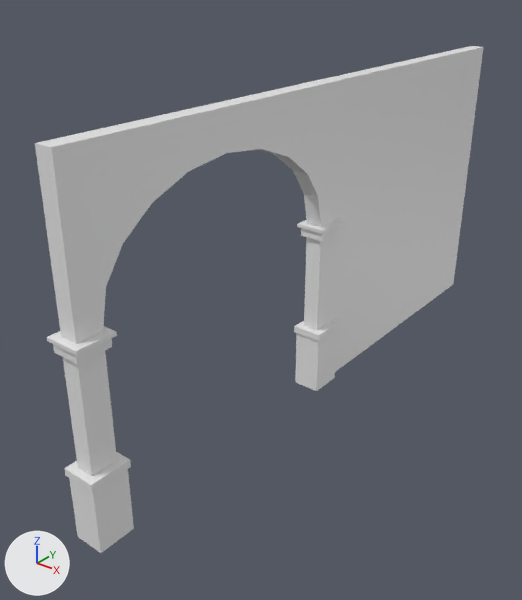
The Blender file Resources/ArtSharing/JuliaArt/Decorations/RoundArch/RoundArch.blend: old version first, new version second.
Both versions are drawn from a 50 mm camera at (11.8, -13.1, 13.4) aimed at (-1.1, 3.0, 3.4). Every picture has the same lights, and +X, +Y and +Z are marked at lower left. The older version comes first.

Names of what the first picture shows: 'Arch', 'Size'.
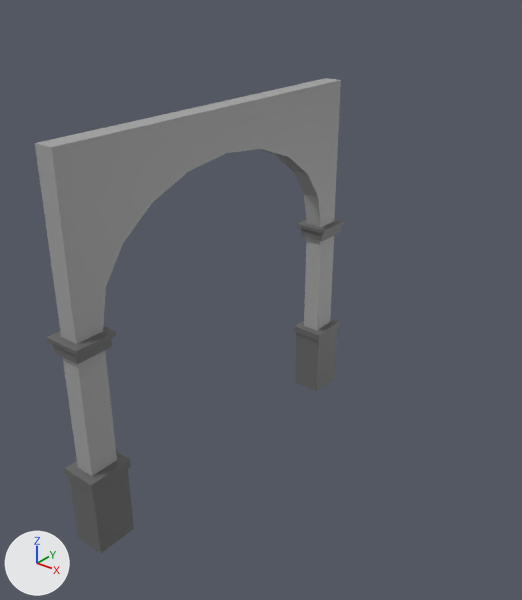
Commit message: Fixed arch materials

Edits to the scene script, one JSON object a line:
```json
{"op": "add", "block": "mat_archdetails", "code": ["mat_archdetails = principled_material('ArchDetails')", "mat_archdetails.base_color = (0.134, 0.134, 0.134)  # dark grey #666666"]}
{"op": "add", "block": "mat_archbase", "code": ["mat_archbase = principled_material('ArchBase')", "mat_archbase.base_color = (0.37, 0.37, 0.37)  # grey #a4a4a4"]}
{"block": "me_cube_002", "where": "me_cube_002.from_pydata(...)  # 132 vertices, 130 faces; spans x -0.5..0.5, y -5.29..5.29, z 0.0..10.0"}
{"block": "me_cube_002", "where": "# used by ob_arch; location = (0.0, 0.0, 0.0); scale = (1.0, 0.992, 1.0)"}
{"block": "me_cube_002", "change": "me_cube_002 part 1: 21 of the faces centred in x -0.45..0.26, y -5.04..-1.97, z 5.64..10.0 switch from no material to mat_archbase (grey #a4a4a4)"}
{"block": "me_cube_002", "change": "me_cube_002 part 2: 20 of the faces centred in x -0.26..0.26, y 1.97..5.04, z 6.24..10.0 switch from no material to mat_archbase (grey #a4a4a4)"}
{"block": "me_cube_002", "change": "me_cube_002 part 3: 8 of the faces centred in x -0.26..0.26, y -0.75..0.75, z 8.81..10.0 switch from no material to mat_archbase (grey #a4a4a4)"}
{"block": "me_cube_002", "change": "me_cube_002 part 4: 4 of the faces centred in x -0.26..0.26, y -5.08..-4.3, z 3.77 switch from no material to mat_archbase (grey #a4a4a4)"}
{"block": "me_cube_002", "change": "me_cube_002 part 5: 4 of the faces centred in x -0.26..0.26, y 4.3..5.08, z 3.77 switch from no material to mat_archbase (grey #a4a4a4)"}
{"block": "me_cube_002", "change": "me_cube_002 part 6: 20 of the faces centred in x -0.5..0.5, y 4.12..5.25, z 5.35..5.74 switch from no material to mat_archdetails (dark grey #666666)"}
{"block": "me_cube_002", "change": "me_cube_002 part 7: 19 of the faces centred in x -0.5..0.5, y -5.25..-4.12, z 5.35..5.74 switch from no material to mat_archdetails (dark grey #666666)"}
{"block": "me_cube_002", "change": "me_cube_002 part 8: 17 of the faces centred in x -0.49..0.49, y -5.29..-4.08, z 0.0..2.19 switch from no material to mat_archdetails (dark grey #666666)"}
{"block": "me_cube_002", "change": "me_cube_002 part 9: 17 of the faces centred in x -0.49..0.49, y 4.08..5.29, z 0.0..2.19 switch from no material to mat_archdetails (dark grey #666666)"}
{"op": "add", "block": "ob_size", "code": "ob_size.hide_set(True)"}
```

Location of each change, (x1, y1, x2, y2) in pixels of the pictures (522 x 600 px):
```json
{"object": "Size", "change": "hidden", "before": [328, 46, 483, 372]}
{"part": 1, "of": "me_cube_002", "change": "recoloured", "before": [35, 114, 188, 344], "after": [35, 114, 188, 344], "on screen": "white to grey"}
{"part": 2, "of": "me_cube_002", "change": "recoloured", "before": [248, 78, 341, 228], "after": [248, 78, 341, 228], "on screen": "white to grey"}
{"part": 3, "of": "me_cube_002", "change": "recoloured", "before": [168, 96, 264, 172], "after": [168, 96, 264, 172], "on screen": "white to grey"}
{"part": 4, "of": "me_cube_002", "change": "recoloured", "before": [63, 351, 117, 476], "after": [63, 351, 117, 476], "on screen": "white to grey"}
{"part": 5, "of": "me_cube_002", "change": "recoloured", "before": [304, 236, 334, 330], "after": [304, 236, 334, 330], "on screen": "white to grey"}
{"part": 6, "of": "me_cube_002", "change": "recoloured", "before": [297, 219, 344, 241], "after": [297, 219, 344, 241], "on screen": "white to dark grey"}
{"part": 7, "of": "me_cube_002", "change": "recoloured", "before": [47, 326, 117, 364], "after": [47, 326, 117, 364], "on screen": "white to dark grey"}
{"part": 8, "of": "me_cube_002", "change": "recoloured", "before": [64, 452, 134, 553], "after": [64, 452, 134, 553], "on screen": "white to dark grey"}
{"part": 9, "of": "me_cube_002", "change": "recoloured", "before": [294, 320, 340, 391], "after": [294, 320, 340, 391], "on screen": "white to dark grey"}
```
